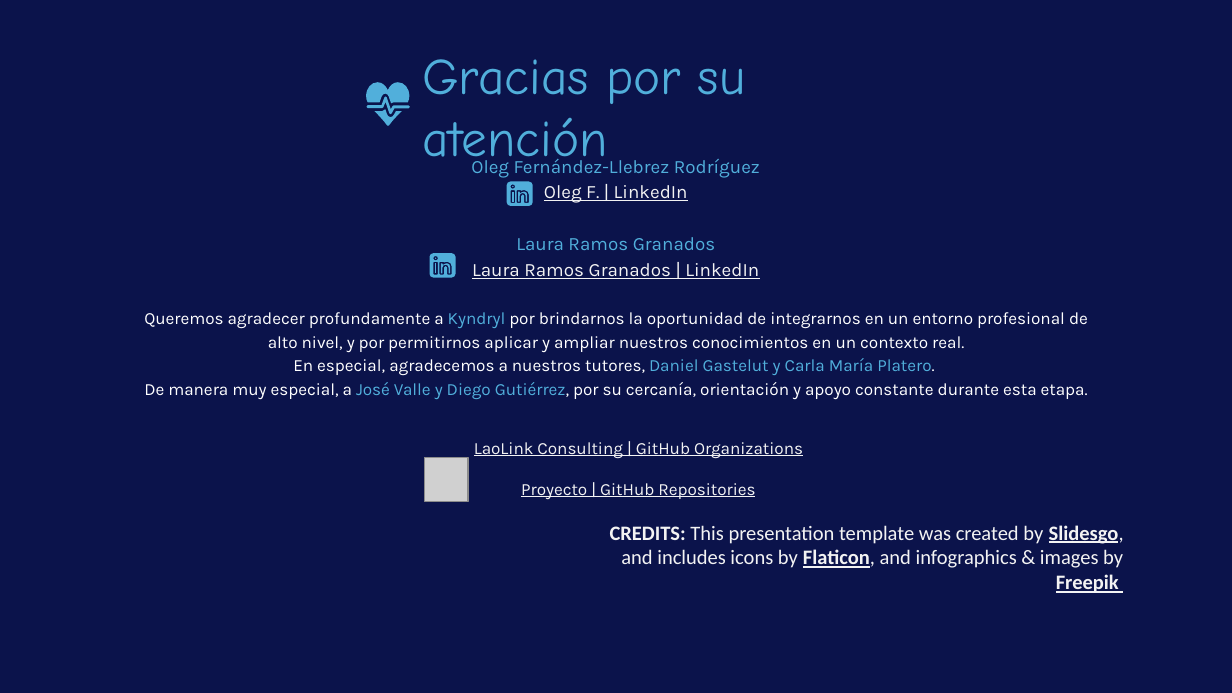
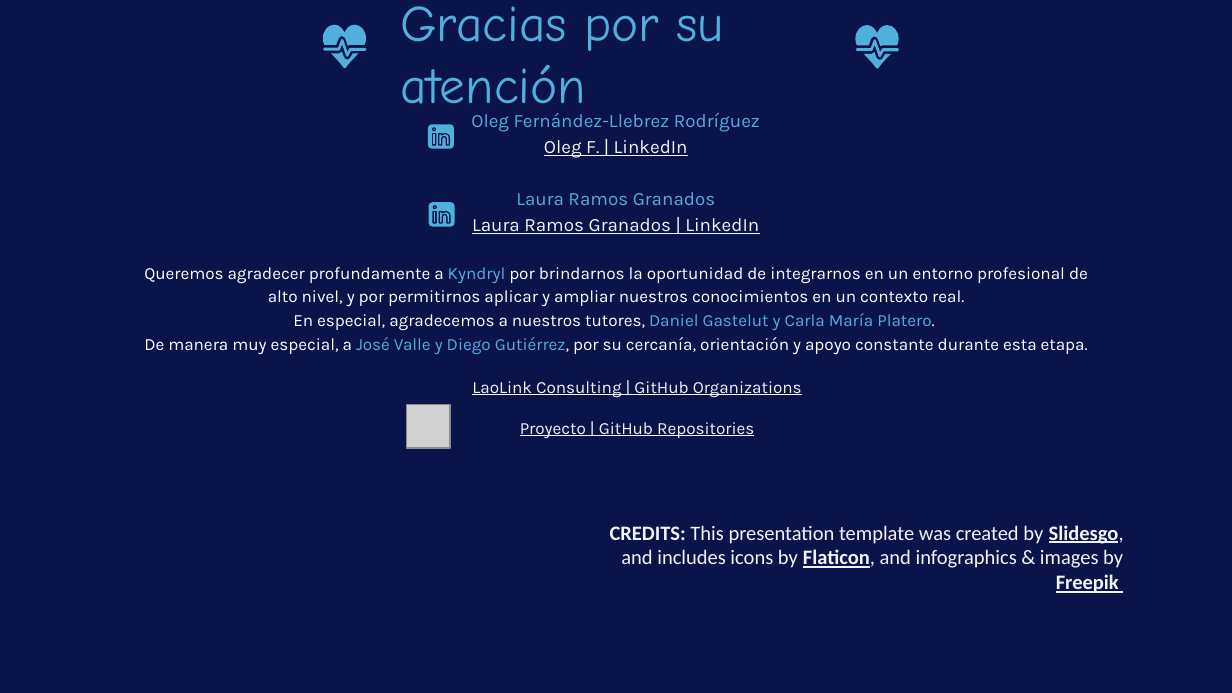
Before and after one commit to GatitosLab/final-lab, a slide deck: slide 16 of presentacion/LaolLinkConsulting_ProyectoFinalKyndryl_OlegLaura.v2.pptx. Drawn at 1232x693 pixels with LibreOffice and Linux fonts; fonts in the diff are those of the drawing; grey boxes stand for pictures; background and template pictures are left out. Boxes give left, top, right and bottom in pixels: in the first picture for what was removed or moved away, otherwise in the second. Text is boxed around its words. In the diff, an @@ line names an element or a change of style, - is before the commit and + after.

Commit message:
add: photos updated

```diff
--- a/presentacion/LaolLinkConsulting_ProyectoFinalKyndryl_OlegLaura.v2.pptx
+++ b/presentacion/LaolLinkConsulting_ProyectoFinalKyndryl_OlegLaura.v2.pptx
@@ freeform shape: place and size @@
-freeform shape at (366,83,409,103)
+freeform shape at (323,25,366,46)
@@ text "Gracias por su atención": place and size @@
-text "Gracias por su atención" at (422,59,746,172)
+text "Gracias por su atención" at (400,6,724,119)
@@ freeform shape added at (855,25,898,46), fill #51AFDB @@
@@ freeform shape: place and size @@
-freeform shape at (366,96,409,113)
+freeform shape at (323,39,366,57)
@@ freeform shape: place and size @@
-freeform shape at (375,110,402,126)
+freeform shape at (331,52,359,68)
@@ freeform shape added at (856,39,899,57), fill #51AFDB @@
@@ freeform shape added at (864,52,891,68), fill #51AFDB @@
@@ text "Oleg Fernández-Llebrez Rodríguez": place and size @@
-text "Oleg Fernández-Llebrez Rodríguez" at (144,156,1088,400)
+text "Oleg Fernández-Llebrez Rodríguez" at (144,113,1088,355)
@@ freeform shape: place and size @@
-freeform shape at (506,181,532,206)
+freeform shape at (428,124,453,149)
@@ 3 freeform shapes: place and size @@
-3 freeform shapes at (513,186,527,202)
+3 freeform shapes at (434,128,448,144)
@@ 4 freeform shapes: place and size @@
-4 freeform shapes at (430,254,456,278)
+4 freeform shapes at (429,202,455,227)
@@ text "LaoLink Consulting | GitHub Organizations": place and size @@
-text "LaoLink Consulting | GitHub Organizations" at (474,442,803,499)
+text "LaoLink Consulting | GitHub Organizations" at (472,381,802,438)
@@ picture: place and size @@
-picture at (425,458,468,501)
+picture at (407,404,450,447)
```
Also in this commit, not shown: 15 other slides changed.
